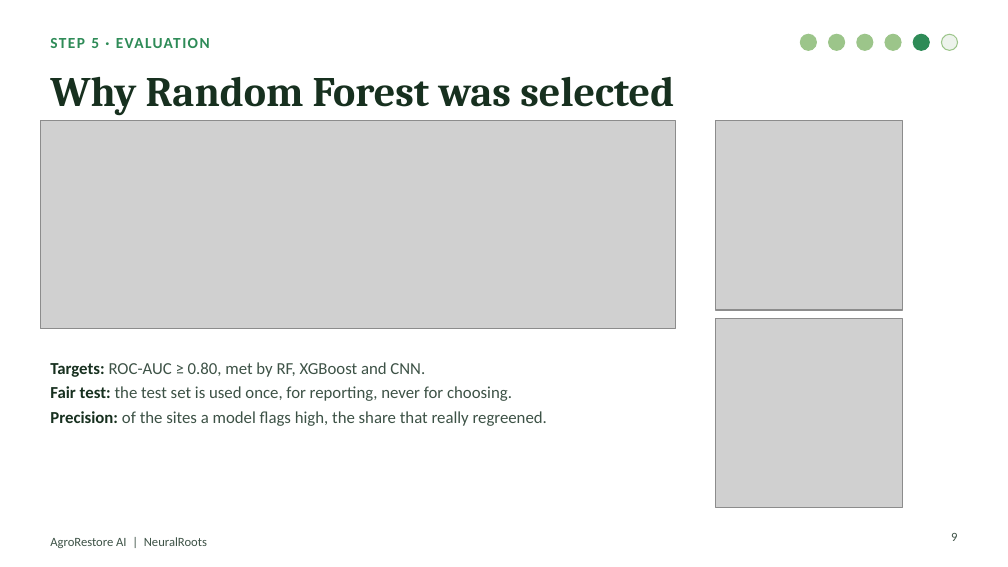
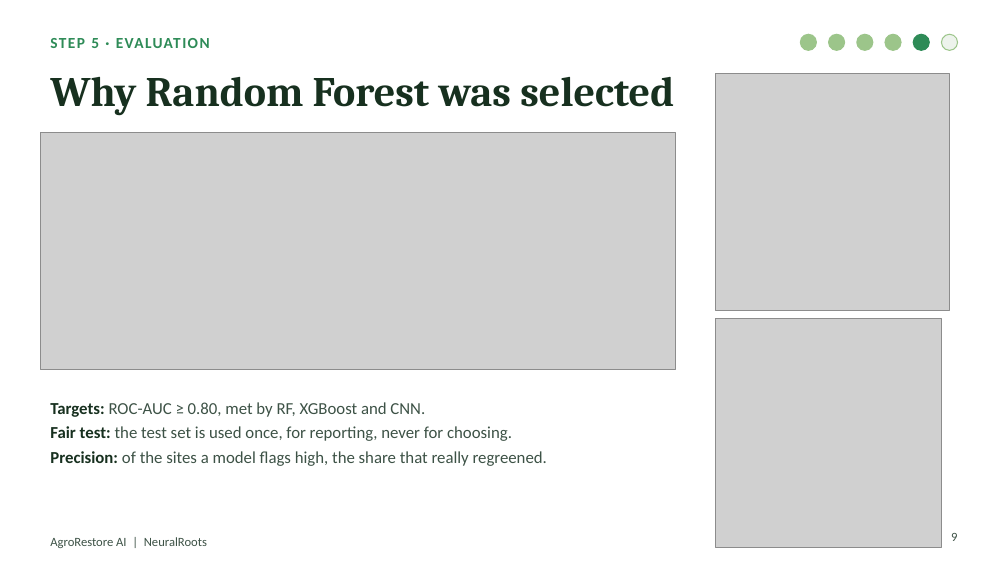
Before and after one commit to TypsonRS/ds-capstoneKSD, a slide deck: slide 9 of PROJECT_DATA_SCIENCE/presentation/AgroRestoreAI_DemoDay.pptx. Drawn at 1008x567 pixels with LibreOffice and Linux fonts; fonts in the diff are those of the drawing; grey boxes stand for pictures. Boxes give left, top, right and bottom in pixels: in the first picture for what was removed or moved away, otherwise in the second. Text is boxed around its words. In the diff, an @@ line names an element or a change of style, - is before the commit and + after.

```diff
--- a/PROJECT_DATA_SCIENCE/presentation/AgroRestoreAI_DemoDay.pptx
+++ b/PROJECT_DATA_SCIENCE/presentation/AgroRestoreAI_DemoDay.pptx
@@ picture: place and size @@
-picture at <box>716,121,902,310</box>
+picture at <box>716,74,950,310</box>
@@ picture: place and size @@
-picture at <box>40,121,675,329</box>
+picture at <box>40,132,675,369</box>
@@ picture: place and size @@
-picture at <box>716,319,902,508</box>
+picture at <box>716,319,941,547</box>
@@ text "Targets: ROC-AUC ≥ 0.80, met ...": place and size @@
-text "Targets: ROC-AUC ≥ 0.80, met ..." at <box>50,362,547,426</box>
+text "Targets: ROC-AUC ≥ 0.80, met ..." at <box>50,402,547,466</box>
```
Also in this commit, not shown: 1 other file.
